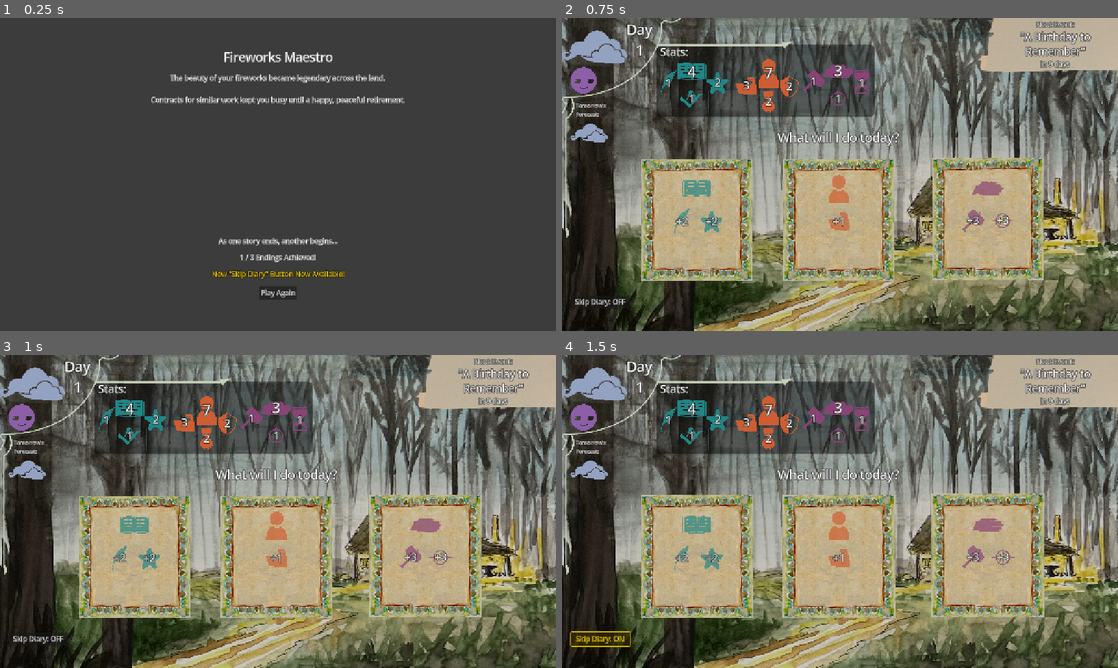
Above: before the commit, frames 1-4 (two rows, left to right).
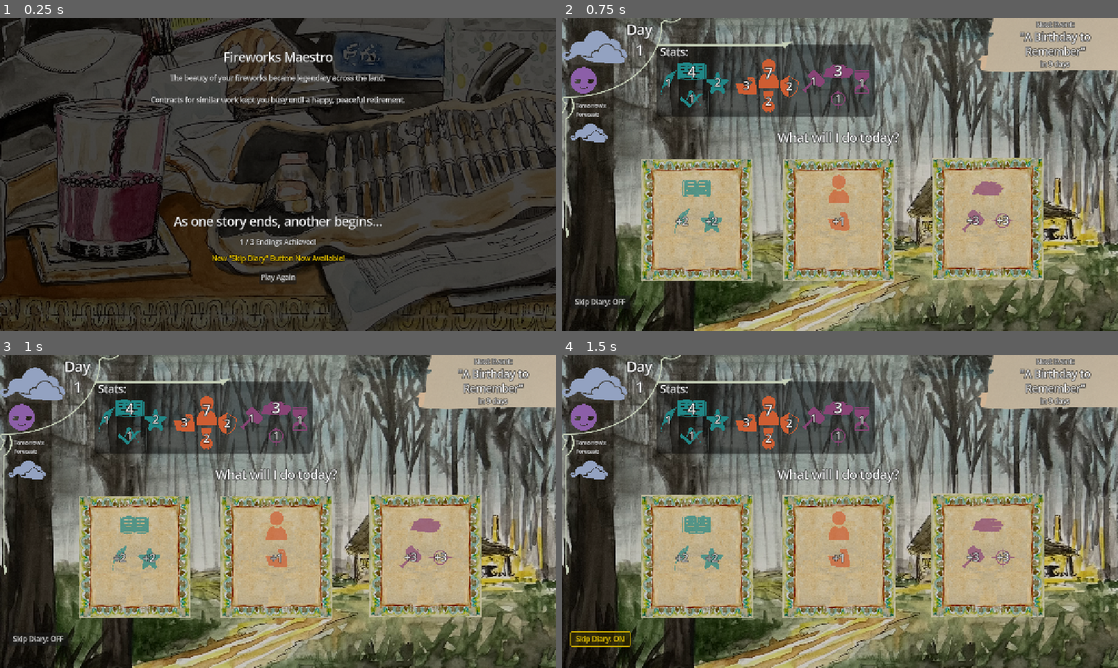
Above: after the commit, the same moments.

Repository: SamBumgardner/ld-58-game
Game: Godot game, scene res://src/ending/ending_display.tscn
The game is run twice, just before and just after one commit, with the same random seed, the same clock (stepped at 60 frames per second) and the same inputs. This scene is started directly instead of the project's main scene. The engine's default icon, where the game draws it, is replaced by a stand-in: a white triangle on a blue panel in a dark square.
Inputs:
- Up to frame 1 (0.25 s): no input
- Up to frame 2 (0.75 s): click "Play Again" at 0.5 s
- Up to frame 3 (1 s): no input
- Up to frame 4 (1.5 s): click "Skip Diary: OFF" at 1.25 s

The runs differ from the first frame. In frame 1, 42% of the frame differs, in the area x 0-100%, y 0-100%; in frame 2, nothing differs; in frame 3, nothing differs; in frame 4, nothing differs.

Commit message:
Add: image background to end display

Diff:
--- a/game/src/ending/ending_display.tscn
+++ b/game/src/ending/ending_display.tscn
@@ -1,7 +1,9 @@
-[gd_scene load_steps=3 format=3 uid="uid://b0oh4lk6lmf63"]
+[gd_scene load_steps=5 format=3 uid="uid://b0oh4lk6lmf63"]
 
 [ext_resource type="Texture2D" uid="uid://b1mlvk6tg1i1x" path="res://icon.svg" id="1_46xre"]
 [ext_resource type="Script" uid="uid://c0q1ieoas7qpl" path="res://src/ending/ending_display.gd" id="1_f1g78"]
+[ext_resource type="Theme" uid="uid://d0ltv0r1flidc" path="res://assets/themes/default.tres" id="1_unls0"]
+[ext_resource type="Texture2D" uid="uid://cth7dx3uxmc3n" path="res://assets/art/backgrounds/bg4.jpg" id="2_tn784"]
 
 [node name="EndingDisplay" type="Control"]
 layout_mode = 3
@@ -10,16 +12,19 @@
 anchor_bottom = 1.0
 grow_horizontal = 2
 grow_vertical = 2
+theme = ExtResource("1_unls0")
 script = ExtResource("1_f1g78")
 
-[node name="ColorRect" type="ColorRect" parent="."]
+[node name="ColorRect" type="TextureRect" parent="."]
+self_modulate = Color(0.29954728, 0.2995475, 0.29954743, 1)
 layout_mode = 1
 anchors_preset = 15
 anchor_right = 1.0
 anchor_bottom = 1.0
 grow_horizontal = 2
 grow_vertical = 2
-color = Color(0.23392546, 0.23392546, 0.23392543, 1)
+texture = ExtResource("2_tn784")
+expand_mode = 1
 
 [node name="MainContent" type="VBoxContainer" parent="."]
 layout_mode = 1
@@ -58,15 +63,16 @@
 layout_mode = 1
 anchors_preset = -1
 anchor_left = 0.5
-anchor_top = 0.9
+anchor_top = 0.85
 anchor_right = 0.5
-anchor_bottom = 0.9
+anchor_bottom = 0.85
 grow_horizontal = 2
 grow_vertical = 0
 theme_override_constants/separation = 16
 
 [node name="Flavor" type="Label" parent="MetaContent"]
 layout_mode = 2
+theme_type_variation = &"HeaderLarge"
 text = "As one story ends, another begins..."
 horizontal_alignment = 1
 
